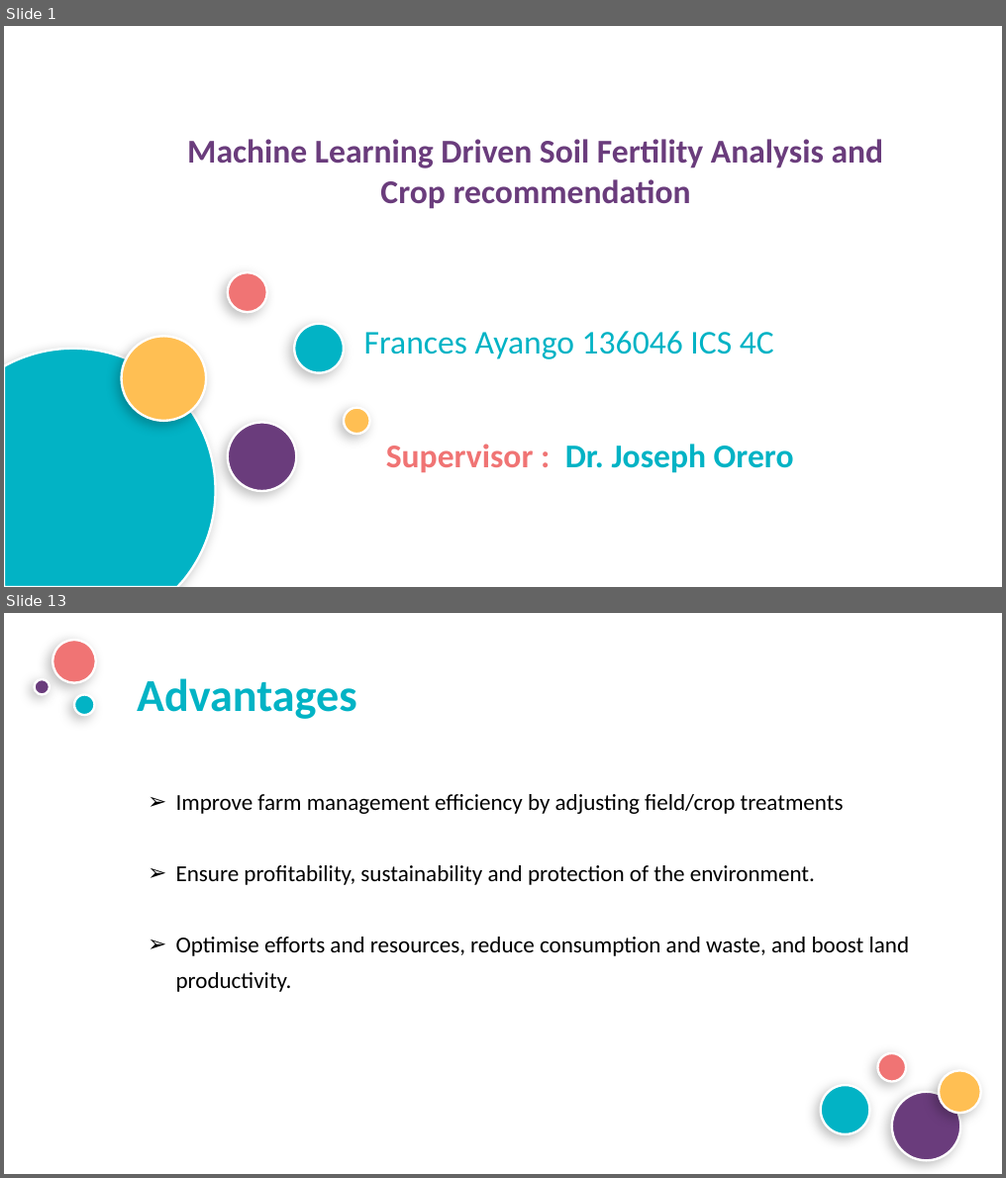
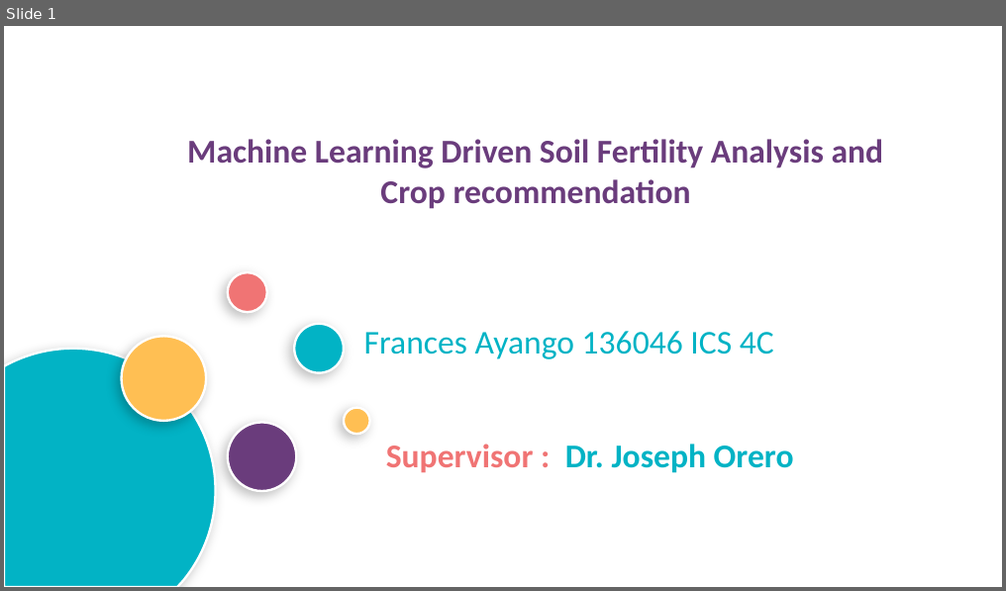
Before and after one commit to frances22-cloud/Soil-Fertility-Analysis, a slide deck: ppt.pptx. Shown one above the other, each under a label of ours: slides 1 and 13 before the commit, slide 1 after it; the slides between them are not shown. The pictures are 1006x1178 and 1006x591 pixels, drawn with LibreOffice and Linux fonts; fonts in the diff are those of the drawing; background and template pictures are left out. Boxes give left, top, right and bottom in pixels: in the first picture for what was removed or moved away, otherwise in the second. Text is boxed around its words. In the diff, an @@ line names an element or a change of style, - is before the commit and + after.

```diff
--- a/ppt.pptx
+++ b/ppt.pptx
@@ slide 13 removed at (x1=4, y1=613, x2=1002, y2=1174), background picture (left out) @@
@@ ellipse removed at (x1=53, y1=640, x2=96, y2=683) @@
@@ ellipse removed at (x1=34, y1=679, x2=49, y2=694) @@
@@ ellipse removed at (x1=74, y1=694, x2=94, y2=715) @@
@@ title removed at (x1=137, y1=678, x2=357, y2=719) @@
-Advantages
@@ text removed at (x1=176, y1=794, x2=910, y2=992) @@
-➢ Improve farm management efficiency by adjusting field/crop treatments
-➢ Ensure profitability, sustainability and protection of the environment.
-➢ Optimise efforts and resources, reduce consumption and waste, and boost land productivity.
@@ ellipse removed at (x1=877, y1=1054, x2=906, y2=1082) @@
@@ ellipse removed at (x1=821, y1=1085, x2=870, y2=1135) @@
@@ ellipse removed at (x1=939, y1=1071, x2=982, y2=1114) @@
@@ ellipse removed at (x1=892, y1=1092, x2=960, y2=1161) @@
```
Also in this commit, not shown: 3 slides changed, 3 slides added, 11 other slides removed, 24 other files.
